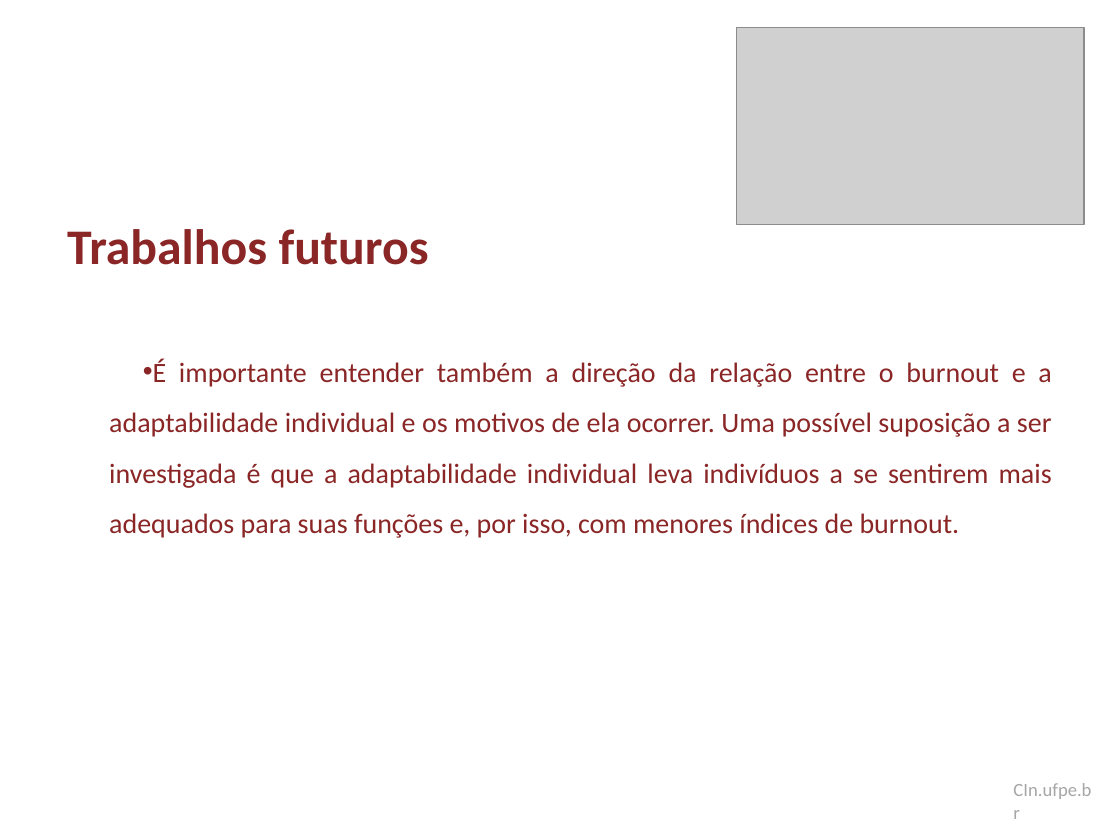
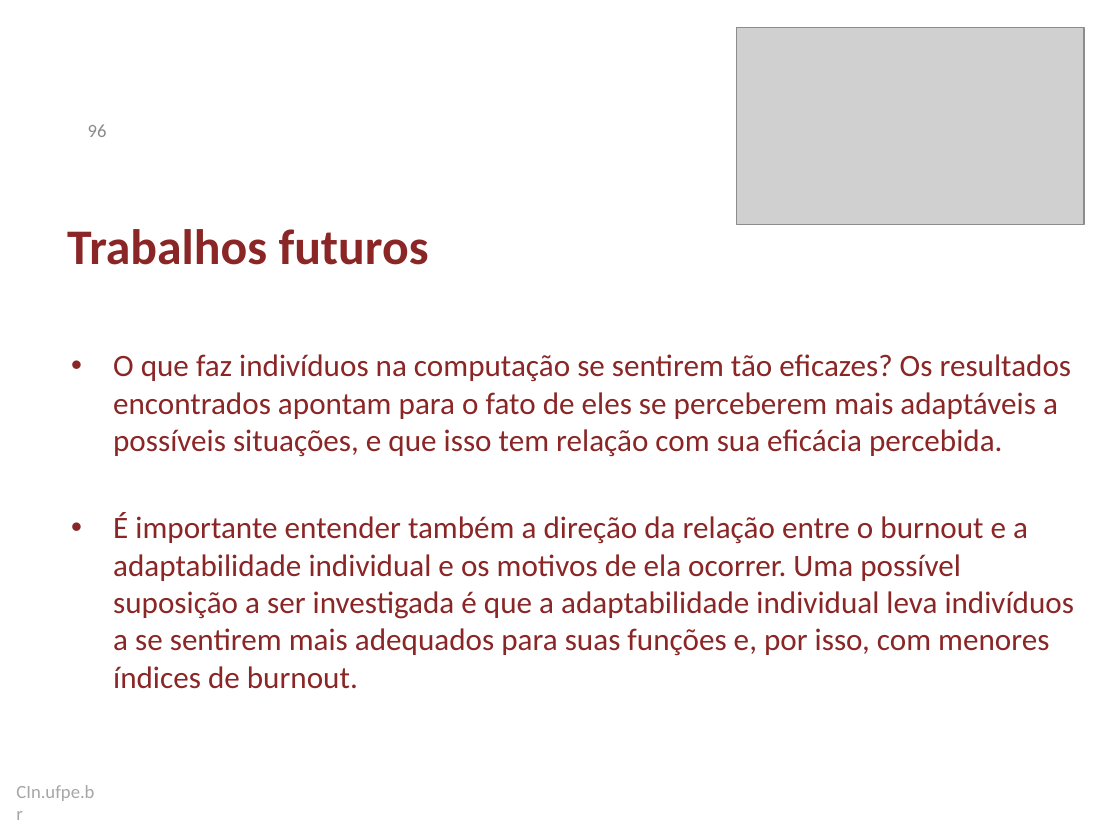
Before and after one commit to dan1lo/doutoradoR, a slide deck: slide 96 of apresentacao doutorado.pptx (slide 97 before the commit). Drawn at 1120x840 pixels with LibreOffice and Linux fonts; fonts in the diff are those of the drawing; grey boxes stand for pictures; background and template pictures are left out. Boxes give left, top, right and bottom in pixels: in the first picture for what was removed or moved away, otherwise in the second. Text is boxed around its words. In the diff, an @@ line names an element or a change of style, - is before the commit and + after.

```diff
--- a/apresentacao doutorado.pptx
+++ b/apresentacao doutorado.pptx
@@ page number added at (x1=88, y1=124, x2=107, y2=137), 12 pt, text #8C8C8C @@
+96
@@ text at (x1=113, y1=354, x2=1072, y2=456): paragraph added @@
+• O que faz indivíduos na computação se sentirem tão eficazes? Os resultados encontrados apontam para o fato de eles se perceberem mais adaptáveis a possíveis situações, e que isso tem relação com sua eficácia percebida.
@@ text at (x1=113, y1=512, x2=1074, y2=689): size 18 to 20 pt in "É importante entender também a direção da ..."; alignment justified to left; indent changed; line spacing 1.5 to 1; less space between paragraphs @@
@@ text "CIn.ufpe.br" moved from (x1=1013, y1=783, x2=1091, y2=799) to (x1=16, y1=785, x2=94, y2=801) @@
```
Also in this commit, not shown: 98 other slides changed, 3 slides added, 4 slides removed, 1 other file.
